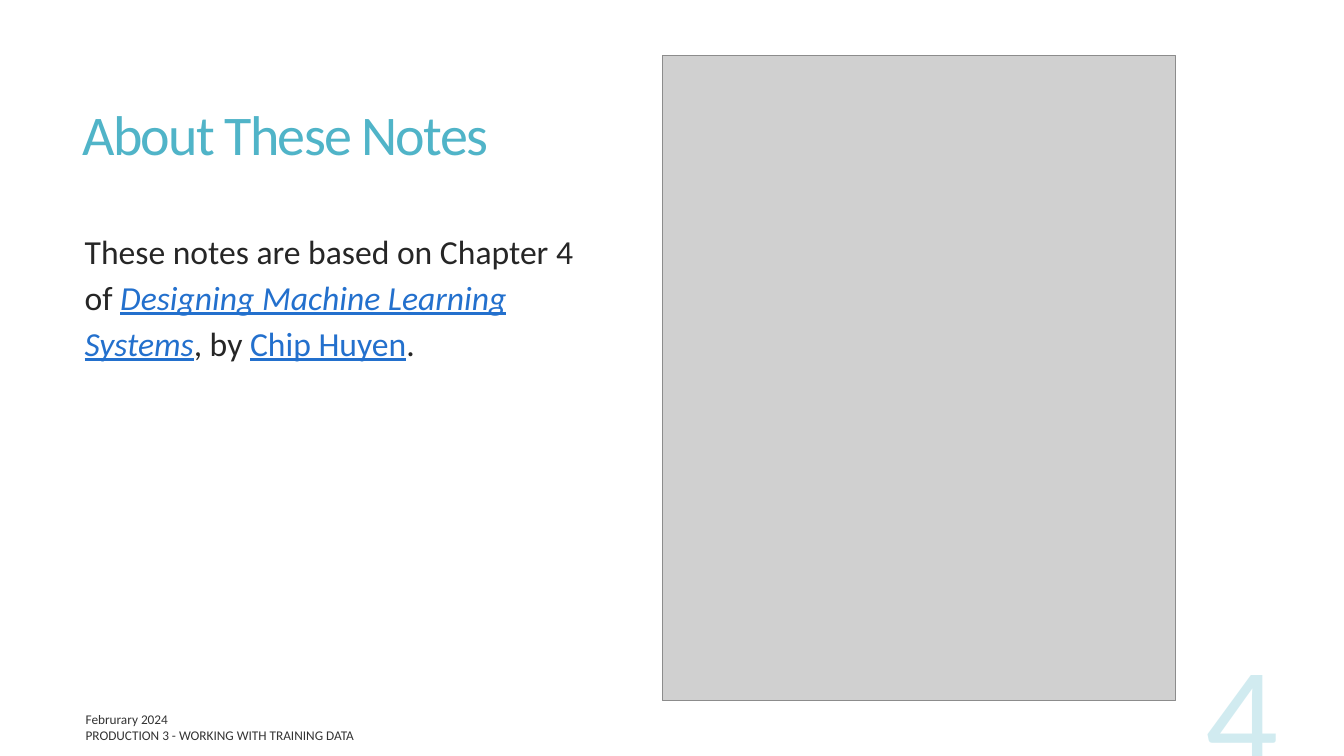
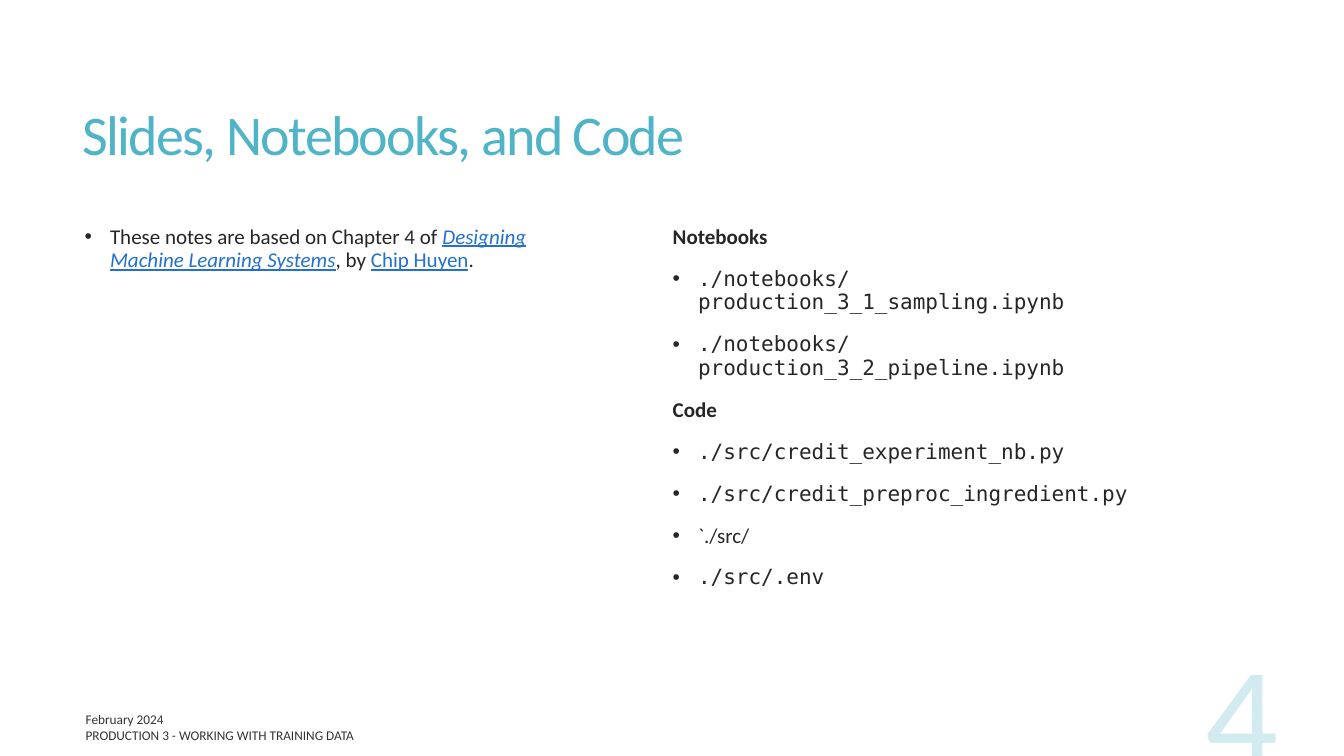
Before and after one commit to UofT-DSI/production, a slide deck: slide 4 of docs/part_3/production_3.pptx. Drawn at 1344x756 pixels with LibreOffice and Linux fonts; fonts in the diff are those of the drawing; grey boxes stand for pictures. Boxes give left, top, right and bottom in pixels: in the first picture for what was removed or moved away, otherwise in the second. Text is boxed around its words. In the diff, an @@ line names an element or a change of style, - is before the commit and + after.

```diff
--- a/docs/part_3/production_3.pptx
+++ b/docs/part_3/production_3.pptx
@@ picture removed at (662,55,1177,702) @@
@@ title at (83,116,685,162): text changed @@
-About These Notes
+Slides, Notebooks, and Code
@@ text "These notes are based on ..." at (110,229,526,271): size 24 to 15 pt; bullet none to •; line spacing 1.14 to 0.94 @@
@@ text added at (673,229,1127,586), 15 pt, text #262626 @@
+Notebooks
+• ./notebooks/production_3_1_sampling.ipynb
+• ./notebooks/production_3_2_pipeline.ipynb
+Code
+• ./src/credit_experiment_nb.py
+• ./src/credit_preproc_ingredient.py
+• `./src/
+• ./src/.env
@@ text at (86,715,164,726): text changed @@
-Februrary 2024
+February 2024
```
Also in this commit, not shown: 23 other slides changed, 4 slides added, 11 other files.
